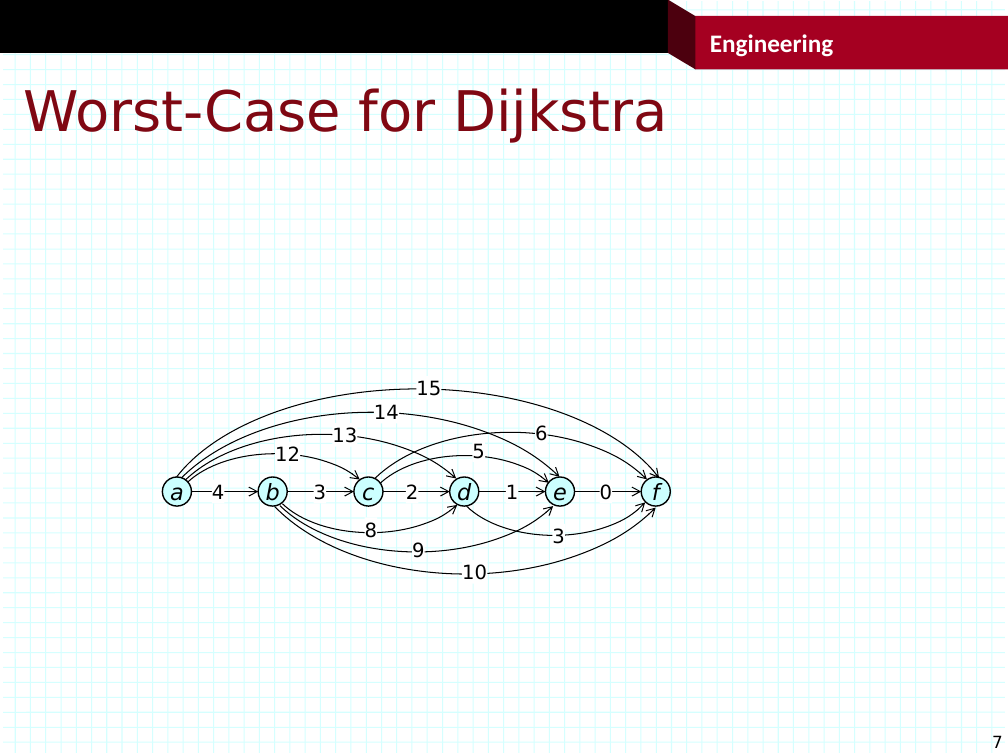
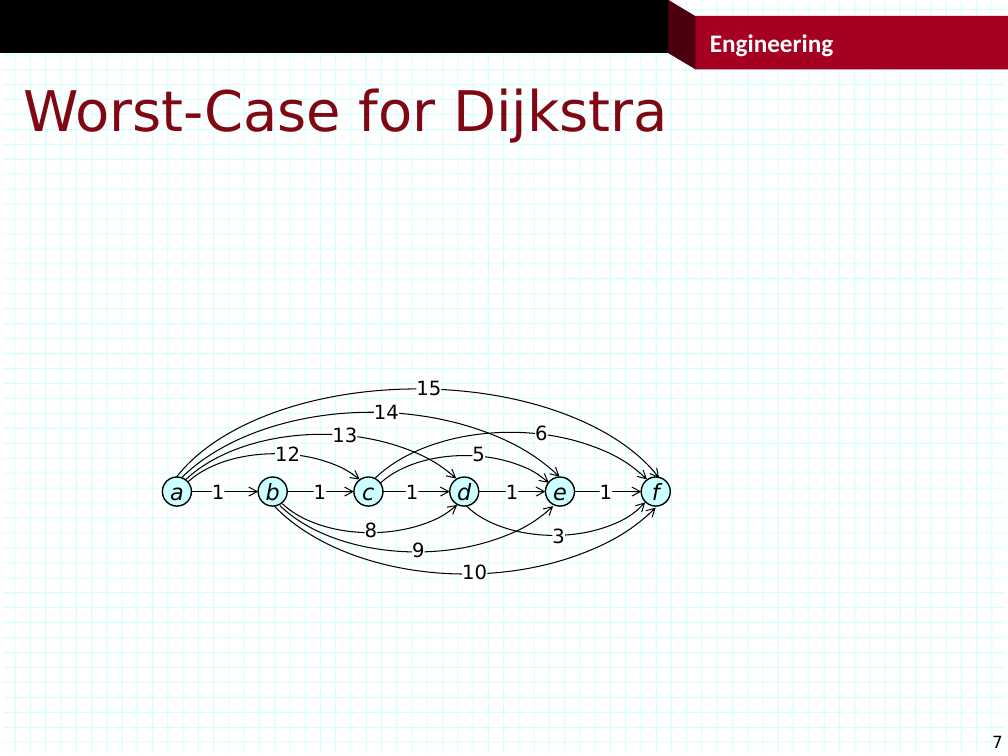
Before and after one commit to jonturner53/gads, a slide deck: slide 7 of graphAlgorithms/shortPaths/figs.pptx. Drawn at 1008x756 pixels with LibreOffice and Linux fonts; fonts in the diff are those of the drawing; background and template pictures are left out. Boxes give left, top, right and bottom in pixels: in the first picture for what was removed or moved away, otherwise in the second. Text is boxed around its words. In the diff, an @@ line names an element or a change of style, - is before the commit and + after.

```diff
--- a/graphAlgorithms/shortPaths/figs.pptx
+++ b/graphAlgorithms/shortPaths/figs.pptx
@@ rectangle "5": place and size @@
-rectangle "5" at (473, 438, 485, 463)
+rectangle "5" at (473, 443, 485, 467)
@@ text in rectangle at (212, 484, 224, 499): text changed @@
-4
+1
@@ text at (314, 484, 326, 499): text changed @@
-3
+1
@@ text at (406, 484, 418, 499): text changed @@
-2
+1
@@ 3 texts: place and size @@
-3 texts at (313, 480, 612, 504)
+3 texts at (314, 484, 612, 499)
@@ text at (600, 484, 612, 499): text changed @@
-0
+1
```
Also in this commit, not shown: 1 other slide changed, 25 other files.
